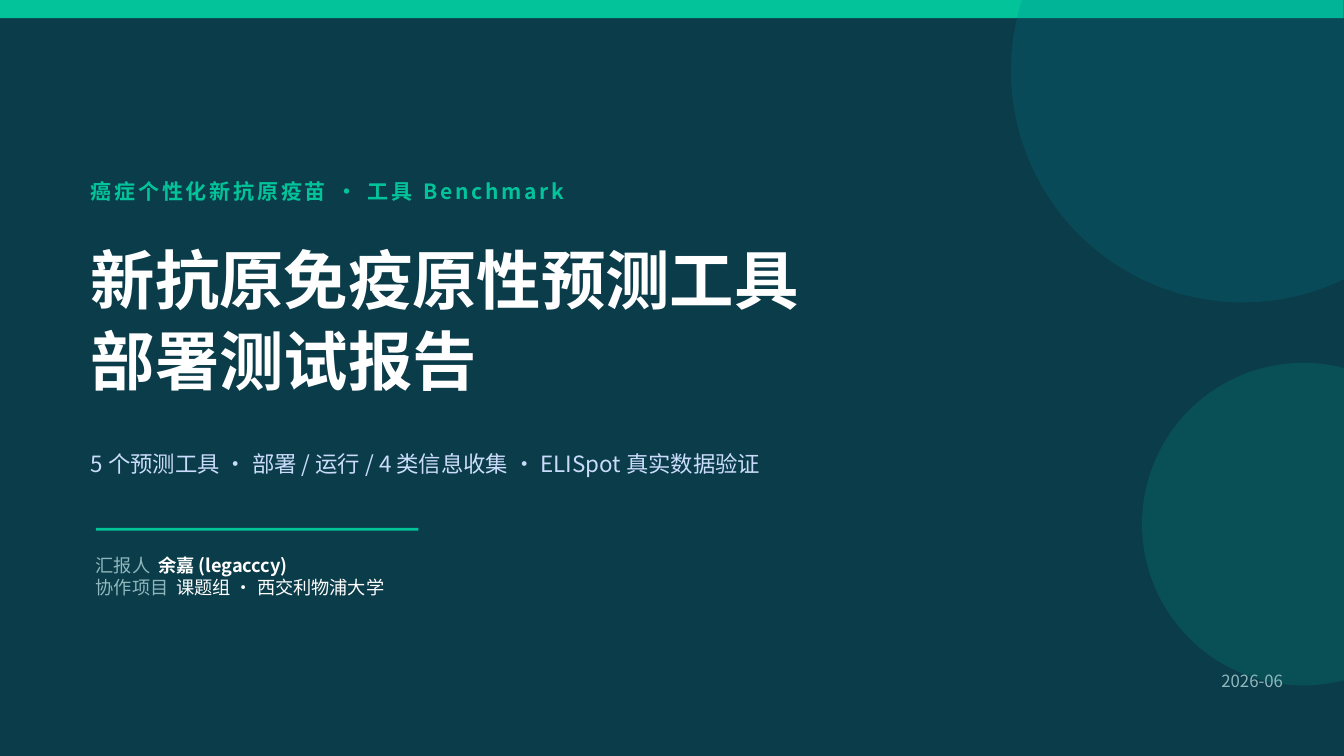
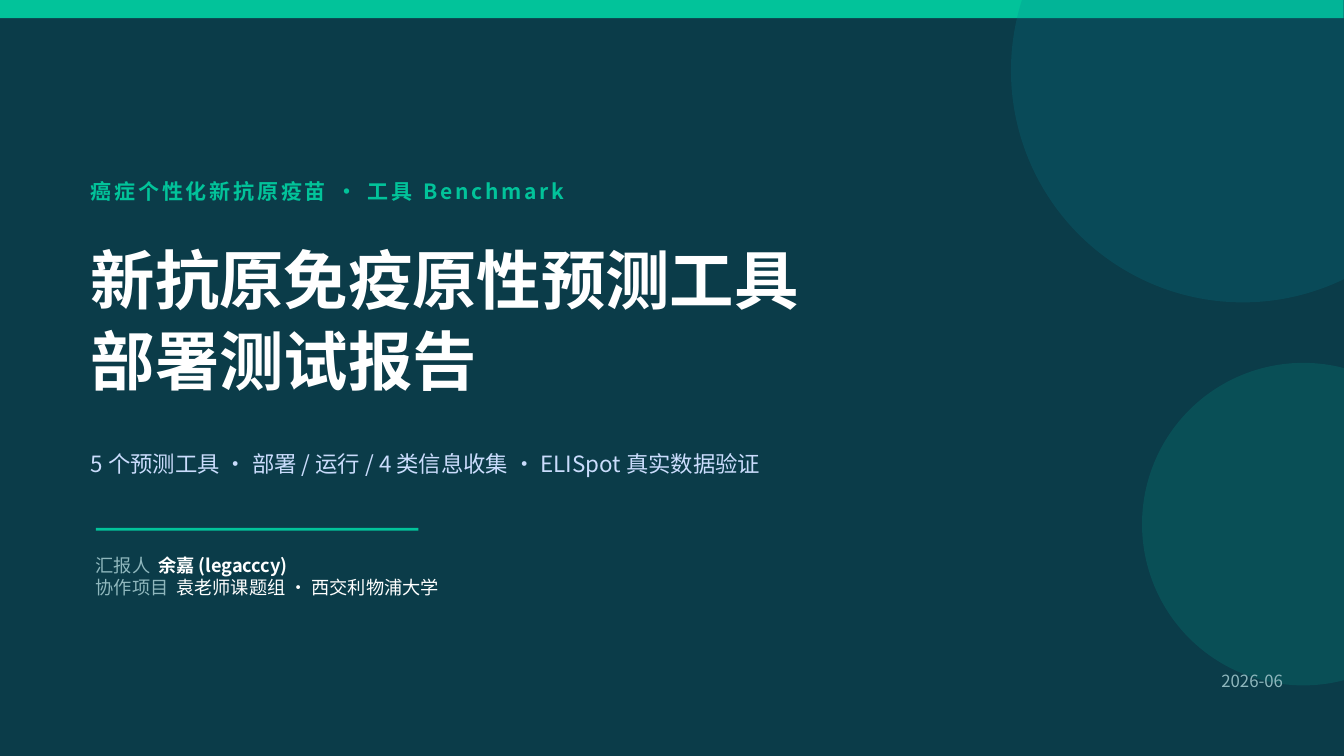
Before and after one commit to legacccY/YJ-Agent, a slide deck: slide 1 of project/meeting/QuantImmuBench/QuantImmuBench_部署测试报告.pptx. Drawn at 1344x756 pixels with LibreOffice and Linux fonts; fonts in the diff are those of the drawing. Boxes give left, top, right and bottom in pixels: in the first picture for what was removed or moved away, otherwise in the second. Text is boxed around its words. In the diff, an @@ line names an element or a change of style, - is before the commit and + after.

```diff
--- a/project/meeting/QuantImmuBench/QuantImmuBench_部署测试报告.pptx
+++ b/project/meeting/QuantImmuBench/QuantImmuBench_部署测试报告.pptx
@@ text at (x1=96, y1=575, x2=439, y2=596): text changed @@
-协作项目 课题组 · 西交利物浦大学
+协作项目 袁老师课题组 · 西交利物浦大学
```
Also in this commit, not shown: 4 other slides changed, 6 other files.
